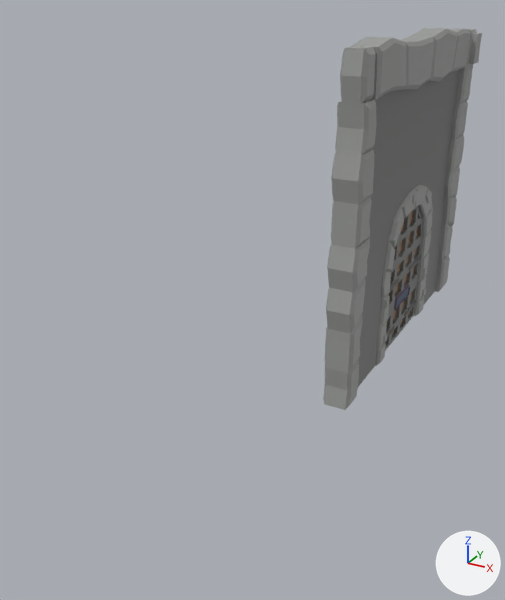
A saved change to the FBX model Juego/Assets/Modelos/Envivorment/Door.fbx.
The view is the same before and after, from a 50 mm lens placed at (3.1, -11.79, 4.47), pointed at (-3.11, -0.51, -1.17). Arrows for +X, +Y and +Z are at lower right; the lights stay in place. Where no turn or scale is listed for an object, it has been applied to the vertices.

Names of what the first picture shows: 'Arc', 'Door L', 'Door R', 'Keys', 'Wall.001'.
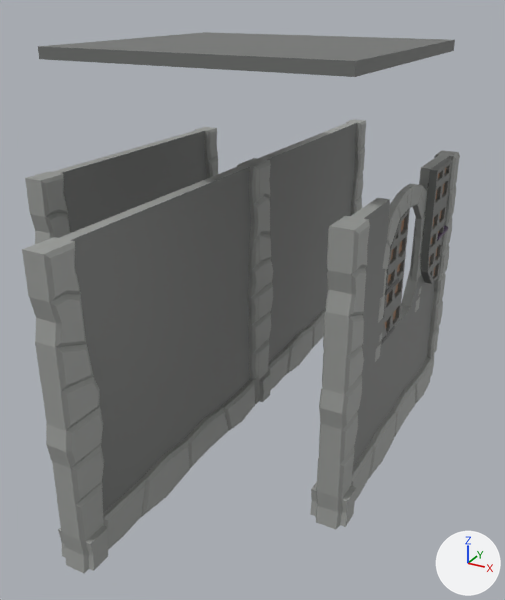
Where the change shows, as pixel boxes (x1, y1, x2, y2) in the pictures (505 x 600 px):
'Wall.003', added: after (22, 163, 265, 573)
'Wall.001', rescaled: before (323, 28, 482, 410); after (310, 150, 460, 529)
'Wall.002', added: after (240, 119, 366, 404)
'Cube', added: after (38, 32, 455, 77)
'Wall.004', added: after (25, 127, 218, 244)
'Arc', rescaled (9% narrower): before (376, 185, 433, 366); after (375, 184, 427, 362)
'Door R', rescaled: before (398, 206, 422, 335); after (421, 159, 451, 284)
'Keys', rescaled, moved: before (394, 285, 410, 310); after (437, 226, 448, 241)

Patch to the scene script:
```diff
--- a/Juego/Assets/Modelos/Envivorment/Door.fbx.py
+++ b/Juego/Assets/Modelos/Envivorment/Door.fbx.py
@@ me_cube_003 @@
+me_cube_003.from_pydata(...)  # 1146 vertices, 1076 faces; spans x -0.34..0.31, y -3.02..3.03, z -3.93..1.46
+me_cube_003.materials.append(mat_material)  # picture img_paleta_png
@@ me_cube_004 @@
+me_cube_004.from_pydata(...)  # 1146 vertices, 1076 faces; spans x -0.34..0.31, y -3.02..3.03, z -3.93..1.46
+me_cube_004.materials.append(mat_material)  # picture img_paleta_png
@@ me_cube_006 @@
+me_cube_006.from_pydata(...)  # a box spanning x -2.81..2.81, y -2.59..2.59, z -0.1..0.1
+me_cube_006.materials.append(mat_material)  # picture img_paleta_png
@@ ob_arc @@
 ob_arc.rotation_euler = (1.571, 1.571, 0.0)  # degrees (90, 90, 0)
-ob_arc.scale = (0.01, 0.0225, 0.01)
+ob_arc.scale = (0.01, 0.01, 0.01)
@@ ob_door_r @@
 ob_door_r.rotation_euler = (1.571, -1.571, 0.0)  # degrees (90, -90, 0)
-ob_door_r.scale = (-0.01, -0.01, -0.01)
+ob_door_r.scale = (0.01, 0.01, 0.01)
@@ ob_wall_001 @@
 ob_wall_001.rotation_euler = (-1.571, 0.0, 0.0)  # degrees (-90, 0, 0)
-ob_wall_001.scale = (-0.01, -0.01, -0.01)
+ob_wall_001.scale = (0.01, 0.01, 0.01)
@@ ob_keys @@
 ob_keys.parent = ob_door_r
-ob_keys.location = (70.05, -4.224, -101.0)
+ob_keys.location = (0.0, -4.224, -101.0)
+ob_keys.scale = (-1.0, -1.0, -1.0)
@@ ob_wall_003 @@
+ob_wall_003 = bpy.data.objects.new('Wall.003', me_cube_003)
+ob_wall_003.location = (-3.38, -2.81, 0.0)
@@ ob_wall_004 @@
+ob_wall_004 = bpy.data.objects.new('Wall.004', me_cube_004)
+ob_wall_004.location = (-6.15, -0.01, 0.0)
@@ ob_wall_002 @@
+ob_wall_002 = bpy.data.objects.new('Wall.002', me_cube_004.copy())
+ob_wall_002.location = (-3.38, 2.8, 0.0)
@@ ob_cube @@
+ob_cube = bpy.data.objects.new('Cube', me_cube_006)
+ob_cube.location = (-3.19, -0.07, 3.55)
```
